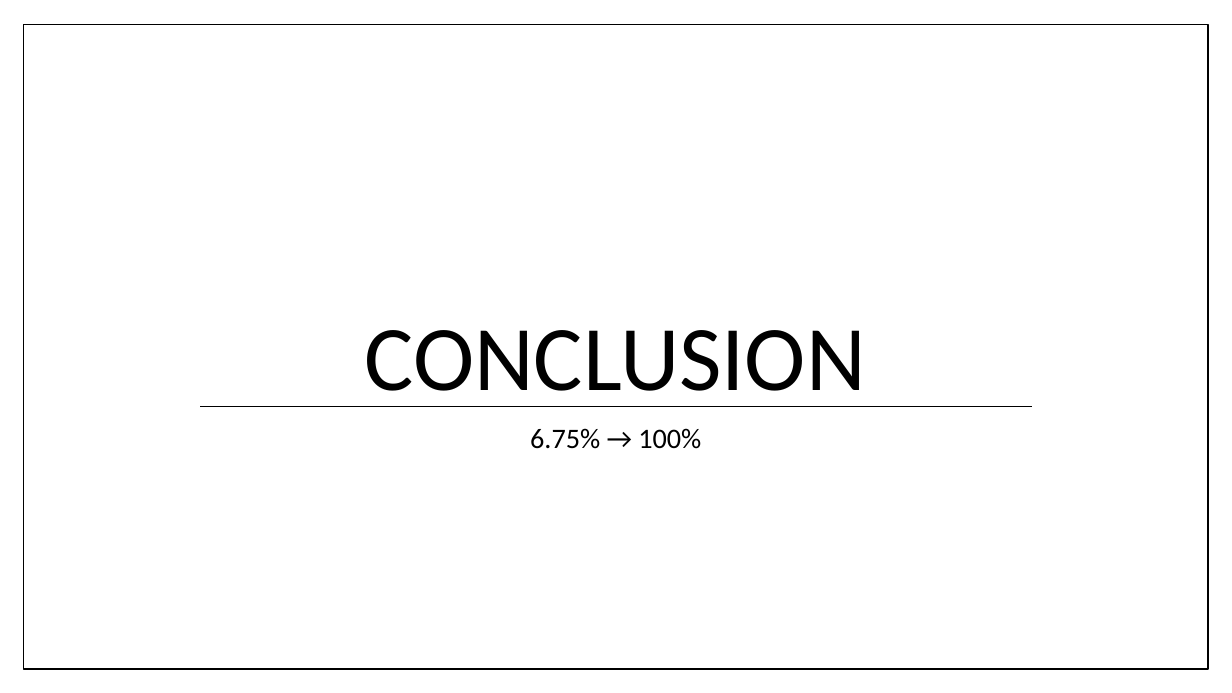
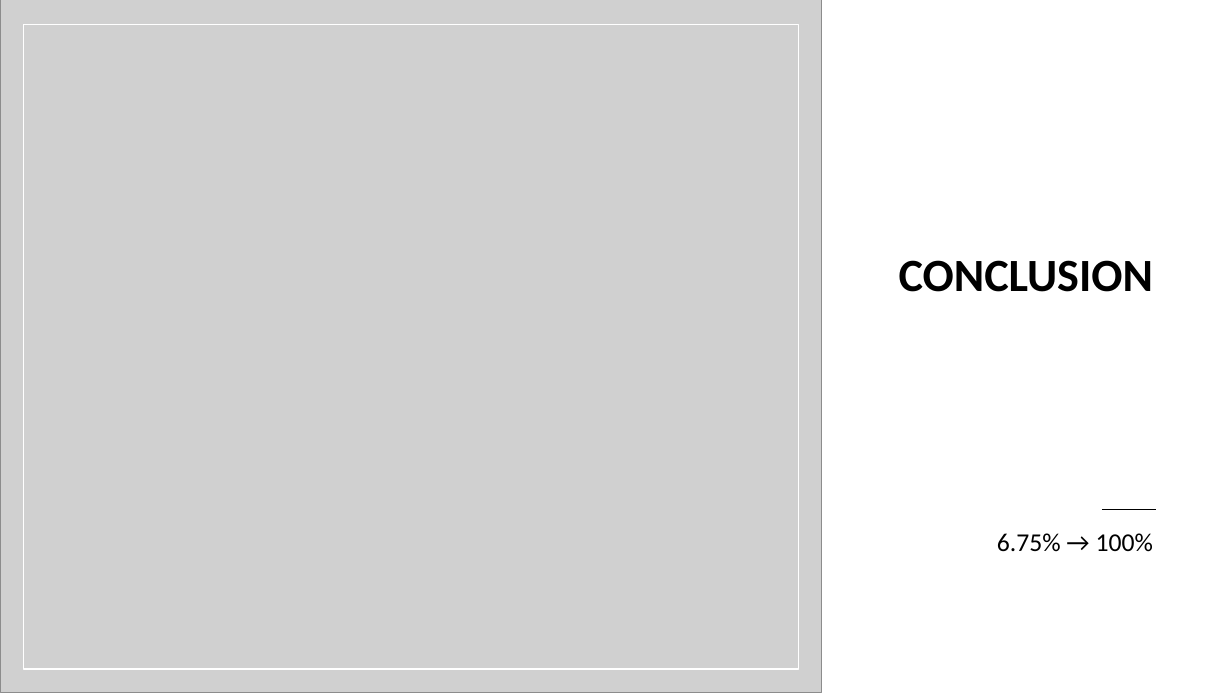
Before and after one commit to wrtnlabs/autobe, a slide deck: slide 57 of website/public/seminars/20260326-qwen-meetup-korea.pptx (slide 58 before the commit). Drawn at 1232x693 pixels with LibreOffice and Linux fonts; fonts in the diff are those of the drawing; grey boxes stand for pictures. Boxes give left, top, right and bottom in pixels: in the first picture for what was removed or moved away, otherwise in the second. Text is boxed around its words. In the diff, an @@ line names an element or a change of style, - is before the commit and + after.

```diff
--- a/website/public/seminars/20260326-qwen-meetup-korea.pptx
+++ b/website/public/seminars/20260326-qwen-meetup-korea.pptx
@@ rectangle added at box(0, 0, 1232, 693), fill #FFFFFF @@
@@ picture added at box(0, 0, 822, 693) @@
@@ rectangle removed at box(23, 25, 1208, 669) @@
@@ rectangle added at box(23, 25, 799, 669), outline #FFFFFF 1 pt @@
@@ title "CONCLUSION": place and size @@
-title "CONCLUSION" at box(365, 330, 866, 407)
+title "CONCLUSION" at box(899, 260, 1153, 292)
@@ title "CONCLUSION" at box(899, 260, 1153, 292): size 72 to 36 pt, bold on; alignment centre to right; vertical alignment bottom to middle @@
@@ line removed from (201, 407) to (1032, 407) @@
@@ text "6.75% → 100%": place and size @@
-text "6.75% → 100%" at box(530, 428, 701, 449)
+text "6.75% → 100%" at box(997, 533, 1153, 552)
@@ text "6.75% → 100%" at box(997, 533, 1153, 552): size 22 to 20 pt; alignment centre to right @@
@@ line added from (1102, 510) to (1156, 510), #000000 1 pt @@
```
Also in this commit, not shown: 5 other slides changed, 2 slides removed.
